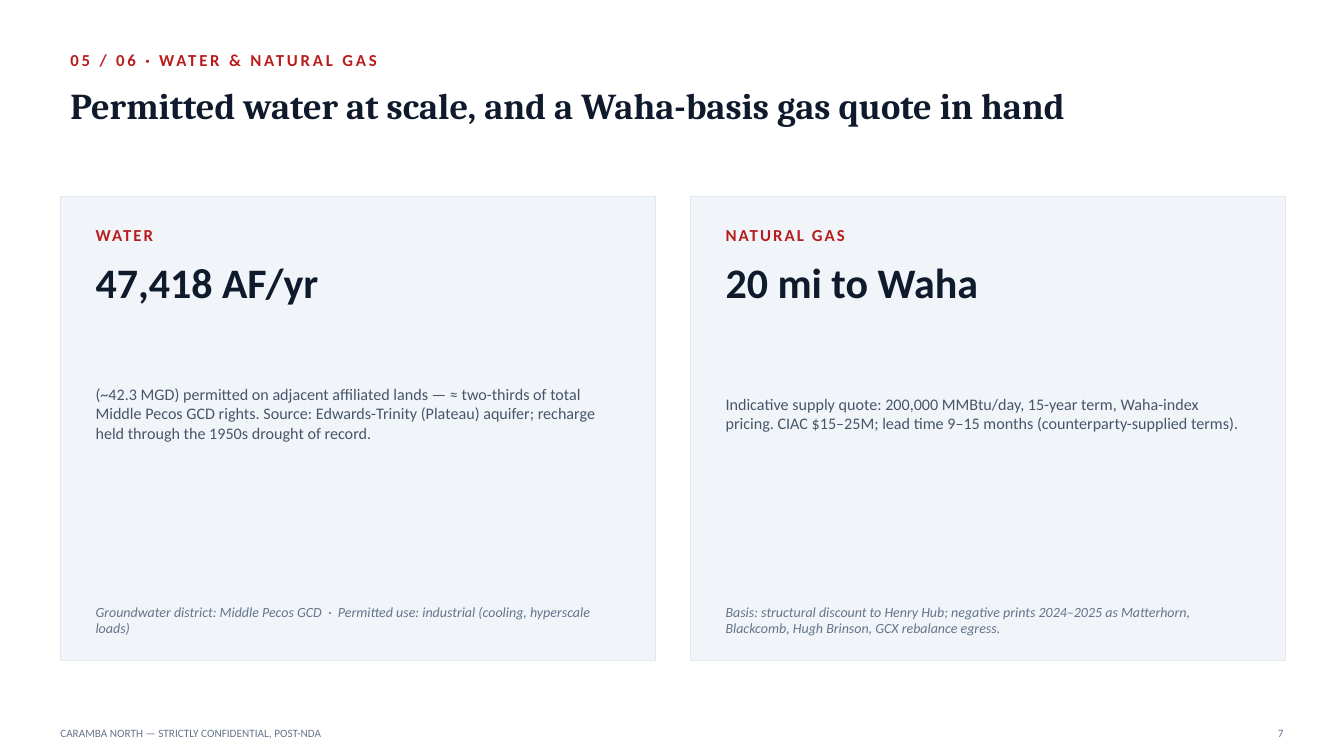
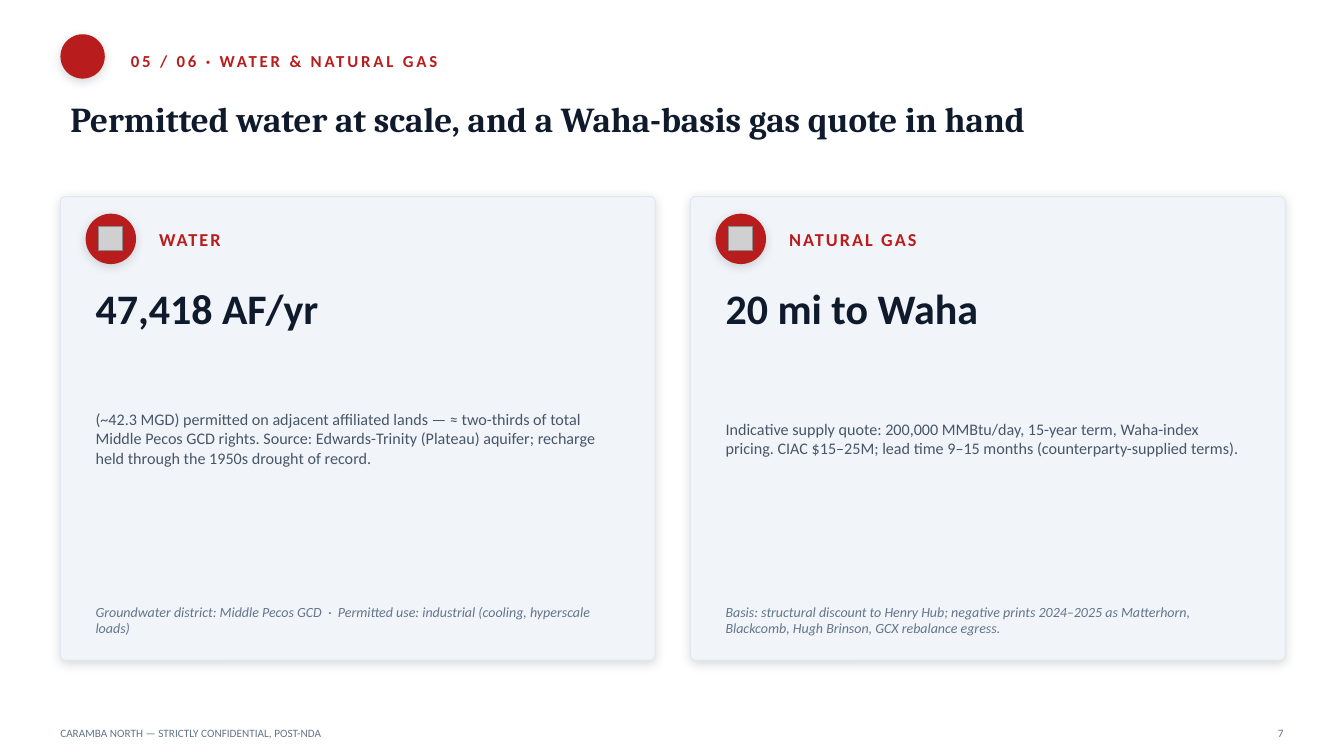
Before and after one commit to 10thMuses/lrp-tx-gis, a slide deck: slide 7 of outputs/reports/Caramba-North-OM-PostNDA.pptx. Drawn at 1344x756 pixels with LibreOffice and Linux fonts; fonts in the diff are those of the drawing; grey boxes stand for pictures; background and template pictures are left out. Boxes give left, top, right and bottom in pixels: in the first picture for what was removed or moved away, otherwise in the second. Text is boxed around its words. In the diff, an @@ line names an element or a change of style, - is before the commit and + after.

```diff
--- a/outputs/reports/Caramba-North-OM-PostNDA.pptx
+++ b/outputs/reports/Caramba-North-OM-PostNDA.pptx
@@ ellipse added at (x1=60, y1=34, x2=105, y2=79), fill #B91C1C @@
@@ text "05 / 06 · WATER ..." rewrapped from (x1=60, y1=42, x2=1069, y2=78) to (x1=121, y1=40, x2=1129, y2=81) @@
@@ text "Permitted water at scale, and ..." moved from (x1=70, y1=93, x2=1065, y2=127) to (x1=70, y1=107, x2=1025, y2=140) @@
@@ text "Permitted water at scale, and ..." at (x1=70, y1=107, x2=1025, y2=140): size 26 to 25 pt @@
@@ rounded rectangle at (x1=60, y1=197, x2=655, y2=660): rectangle to rounded rectangle; shadow on @@
@@ rounded rectangle at (x1=691, y1=197, x2=1286, y2=660): rectangle to rounded rectangle; shadow on @@
@@ ellipse added at (x1=86, y1=214, x2=136, y2=264), fill #B91C1C @@
@@ picture added at (x1=99, y1=227, x2=123, y2=251) @@
@@ text "WATER" moved from (x1=86, y1=217, x2=630, y2=252) to (x1=149, y1=217, x2=633, y2=262) @@
@@ text "WATER" at (x1=149, y1=217, x2=633, y2=262): size 12 to 13 pt @@
@@ ellipse added at (x1=716, y1=214, x2=766, y2=264), fill #B91C1C @@
@@ picture added at (x1=729, y1=227, x2=753, y2=251) @@
@@ text "NATURAL GAS" at (x1=779, y1=217, x2=1263, y2=262): size 12 to 13 pt @@
@@ text "NATURAL GAS" moved from (x1=716, y1=217, x2=1260, y2=252) to (x1=779, y1=217, x2=1263, y2=262) @@
@@ 4 texts moved together from (x1=96, y1=268, x2=1238, y2=442) to (x1=96, y1=294, x2=1238, y2=467) @@
```
Also in this commit, not shown: 11 other slides changed, 2 slides added, 8 other files.
